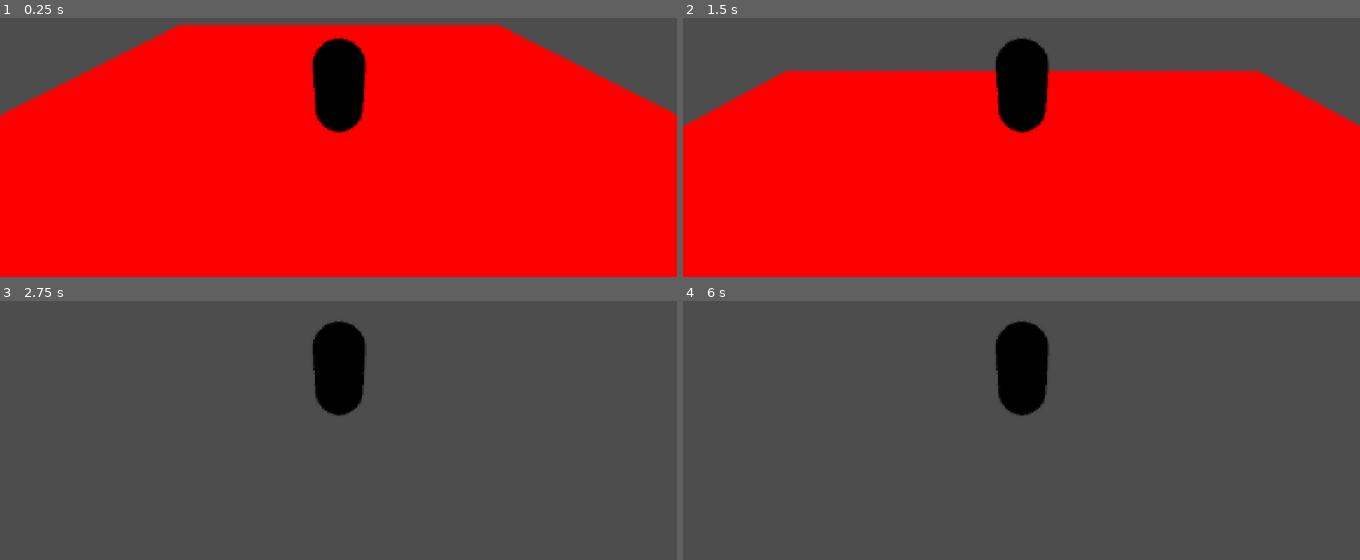
Above: before the commit, frames 1-4 (two rows, left to right).
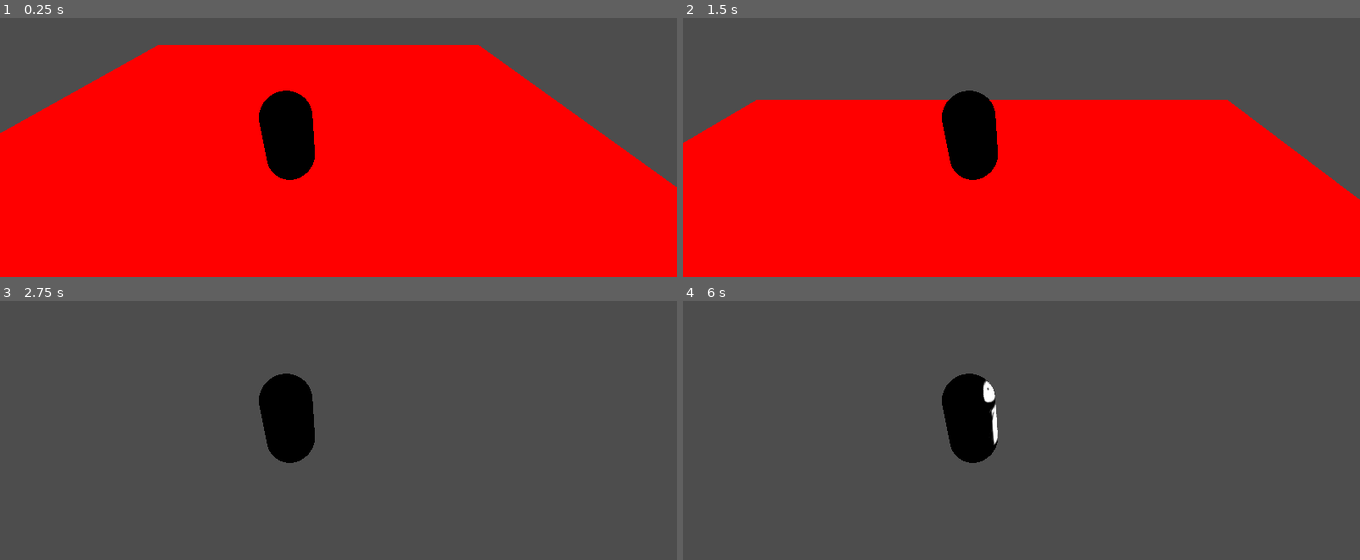
Above: after the commit, the same moments.

Repository: eatablekolas/Raticats
Game: Godot game, scene res://scenes/main.tscn
Two runs of this game, one before a commit and one after it. Both use one fixed random seed, a clock stepped at 60 frames per second and the inputs below. The engine's default icon, where the game draws it, is replaced by a stand-in: a white triangle on a blue panel in a dark square.
Inputs:
- Up to frame 1 (0.25 s): no input
- Up to frame 2 (1.5 s): tap Enter at 0.5 s; hold W (move_forward) from 0.53 s (still down); tap Space (jump) at 0.6, 0.77, 1.07, 1.35 s
- Up to frame 3 (2.75 s): keep holding W (move_forward); tap Space (jump) at 1.52, 1.82, 2.1 s
- Up to frame 4 (6 s): tap Space (jump) at 2.85, 3.02, 3.32, 3.5, 3.6, 3.77, 4.07, 4.35, 4.52, 4.82, 5, 5.1, 5.85 s; tap Enter at 4.25, 5.75 s; release W (move_forward) at 5.78 s; hold D (move_right) from 5.78 s (still down)

The runs differ from the first frame. In frame 1, 16% of the frame differs, in the area x 0-100%, y 2-66%; in frame 2, 17%, in the area x 0-100%, y 7-71%; in frame 3, 4.7%; in frame 4, 4.7%.

Commit message:
Finished camera and basic movement

Diff:
--- a/project.godot
+++ b/project.godot
@@ -24,7 +24,8 @@
 folder_colors={
 "res://materials/": "red",
 "res://scenes/": "orange",
-"res://scripts/": "blue"
+"res://scripts/": "yellow",
+"res://textures/": "green"
 }
 
 [input]
--- a/scenes/main.tscn
+++ b/scenes/main.tscn
@@ -17,6 +17,7 @@
 [node name="Ground" parent="." instance=ExtResource("3_at54k")]
 
 [node name="PixelShader" type="Sprite2D" parent="."]
+visible = false
 material = SubResource("ShaderMaterial_rguwr")
 position = Vector2(576, 324)
 scale = Vector2(9, 5.0625)
--- a/scenes/player.tscn
+++ b/scenes/player.tscn
@@ -1,44 +1,50 @@
-[gd_scene load_steps=7 format=3 uid="uid://df0xqxcqv0rld"]
+[gd_scene load_steps=8 format=3 uid="uid://df0xqxcqv0rld"]
 
+[ext_resource type="Texture2D" uid="uid://ck08de3uc48ed" path="res://textures/test_guy_idle_front.png" id="2_asp6l"]
 [ext_resource type="Script" path="res://scripts/character.gd" id="2_r6ko3"]
 [ext_resource type="Script" path="res://scripts/camera.gd" id="3_7mt5t"]
 
-[sub_resource type="CapsuleShape3D" id="CapsuleShape3D_4osji"]
-
 [sub_resource type="StandardMaterial3D" id="StandardMaterial3D_i8hnj"]
 shading_mode = 0
-albedo_color = Color(0, 0, 0, 1)
+albedo_texture = ExtResource("2_asp6l")
+albedo_texture_force_srgb = true
 
 [sub_resource type="CapsuleMesh" id="CapsuleMesh_px3ku"]
 material = SubResource("StandardMaterial3D_i8hnj")
+
+[sub_resource type="CapsuleShape3D" id="CapsuleShape3D_4osji"]
 
 [sub_resource type="SphereShape3D" id="SphereShape3D_ejlmb"]
 margin = 0.1
 
 [node name="Player" type="Node3D"]
 
-[node name="Character" type="CharacterBody3D" parent="."]
+[node name="Character" type="CharacterBody3D" parent="." node_paths=PackedStringArray("mesh", "cam_pivot")]
 collision_layer = 2
 script = ExtResource("2_r6ko3")
+mesh = NodePath("MeshInstance3D")
+cam_pivot = NodePath("CameraPivot")
+
+[node name="MeshInstance3D" type="MeshInstance3D" parent="Character"]
+transform = Transform3D(-1, 0, -8.74228e-08, 0, 1, 0, 8.74228e-08, 0, -1, 0, 0, 0)
+mesh = SubResource("CapsuleMesh_px3ku")
+skeleton = NodePath("../../..")
 
 [node name="CollisionShape3D" type="CollisionShape3D" parent="Character"]
 shape = SubResource("CapsuleShape3D_4osji")
 
-[node name="MeshInstance3D" type="MeshInstance3D" parent="Character"]
-mesh = SubResource("CapsuleMesh_px3ku")
-skeleton = NodePath("../../..")
-
-[node name="CameraPivot" type="Marker3D" parent="Character" node_paths=PackedStringArray("player", "cam", "spring_arm")]
+[node name="CameraPivot" type="Marker3D" parent="Character" node_paths=PackedStringArray("cam", "spring_arm")]
 transform = Transform3D(1, 0, 0, 0, 0.866025, 0.5, 0, -0.5, 0.866025, 0, 0, 0)
 script = ExtResource("3_7mt5t")
-player = NodePath("../..")
 cam = NodePath("SpringArm3D/Camera3D")
 spring_arm = NodePath("SpringArm3D")
+invert_x_axis = true
+invert_y_axis = true
 mouse_sensitivity = 0.01
 collision_multiplier = 0.95
 
 [node name="SpringArm3D" type="SpringArm3D" parent="Character/CameraPivot"]
-transform = Transform3D(1, 0, 0, 0, 1, 0, 0, 0, 1, 0, 0, 0)
+transform = Transform3D(1, 0, 0, 0, 1, 0, 0, 0, 1, 1, 1, 0)
 shape = SubResource("SphereShape3D_ejlmb")
 spring_length = 5.0
 margin = 0.1
--- a/scripts/camera.gd
+++ b/scripts/camera.gd
@@ -1,8 +1,9 @@
 extends Marker3D
 
-@export var player: Node3D
 @export var cam: Camera3D
 @export var spring_arm: SpringArm3D
+@export var invert_x_axis: bool
+@export var invert_y_axis: bool
 
 @export_range(0.0001, 0.1, 0.0001) var mouse_sensitivity: float = 1
 @export_range(0.1, 1.0, 0.01) var collision_multiplier: float = 0.9
@@ -24,9 +25,10 @@
 func _process(delta) -> void:
 	var mouse_input = Input.get_last_mouse_velocity() * delta * mouse_sensitivity
 	var euler_rotation = global_transform.basis.get_euler()
-	euler_rotation.x += mouse_input.y
+
+	euler_rotation.x += mouse_input.y * (-1 if invert_y_axis else 1)
 	euler_rotation.x = clamp(euler_rotation.x, -max_up_angle, max_down_angle)
-	euler_rotation.y += mouse_input.x
+
+	euler_rotation.y += mouse_input.x * (-1 if invert_x_axis else 1)
+
 	global_transform.basis = Basis.from_euler(euler_rotation)
-
-	#player.cam_rotate(euler_rotation)
--- a/scripts/character.gd
+++ b/scripts/character.gd
@@ -1,7 +1,10 @@
 extends CharacterBody3D
 
-const SPEED = 5.0
-const JUMP_VELOCITY = 4.5
+@export var mesh: MeshInstance3D
+@export var cam_pivot: Marker3D
+@export var speed = 5.0
+@export var jump_velocity = 4.5
+@export var rotate_speed = 0.3
 
 # Get the gravity from the project settings to be synced with RigidBody nodes.
 var gravity = ProjectSettings.get_setting("physics/3d/default_gravity")
@@ -13,17 +16,24 @@
 
 	# Handle jump.
 	if Input.is_action_just_pressed("jump") and is_on_floor():
-		velocity.y = JUMP_VELOCITY
+		velocity.y = jump_velocity
 
 	# Get the input direction and handle the movement/deceleration.
 	var input_dir: Vector2 = Input.get_vector("move_left", "move_right", "move_forward", "move_back")
 	var direction: Vector3 = (transform.basis * Vector3(input_dir.x, 0, input_dir.y)).normalized()
+	direction = direction.rotated(Vector3.UP, cam_pivot.rotation.y)
 
 	if direction:
-		velocity.x = direction.x * SPEED
-		velocity.z = direction.z * SPEED
+		velocity.x = direction.x * speed
+		velocity.z = direction.z * speed
+
+		var target_rotation: float = (direction.signed_angle_to(Vector3.LEFT, Vector3.DOWN)) - (PI/2)
+		if target_rotation > PI:
+			target_rotation -= 2 * PI
+
+		mesh.rotation.y = rotate_toward(mesh.rotation.y, target_rotation, rotate_speed)
 	else:
-		velocity.x = move_toward(velocity.x, 0, SPEED)
-		velocity.z = move_toward(velocity.z, 0, SPEED)
+		velocity.x = move_toward(velocity.x, 0, speed)
+		velocity.z = move_toward(velocity.z, 0, speed)
 
 	move_and_slide()
Binary file added: textures/test_guy_idle_front.png
Not shown, added: textures/test_guy_idle_front.png.import
